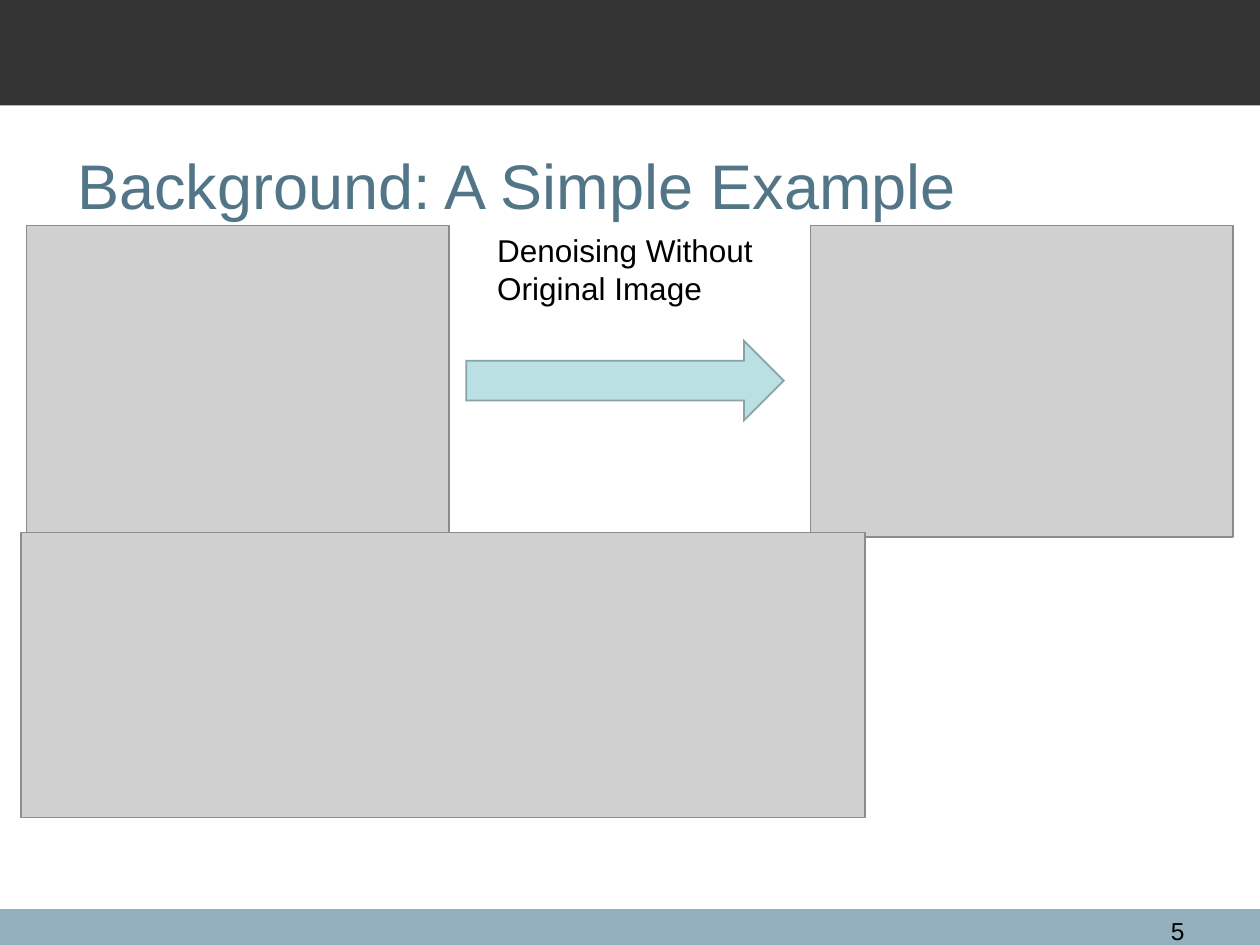
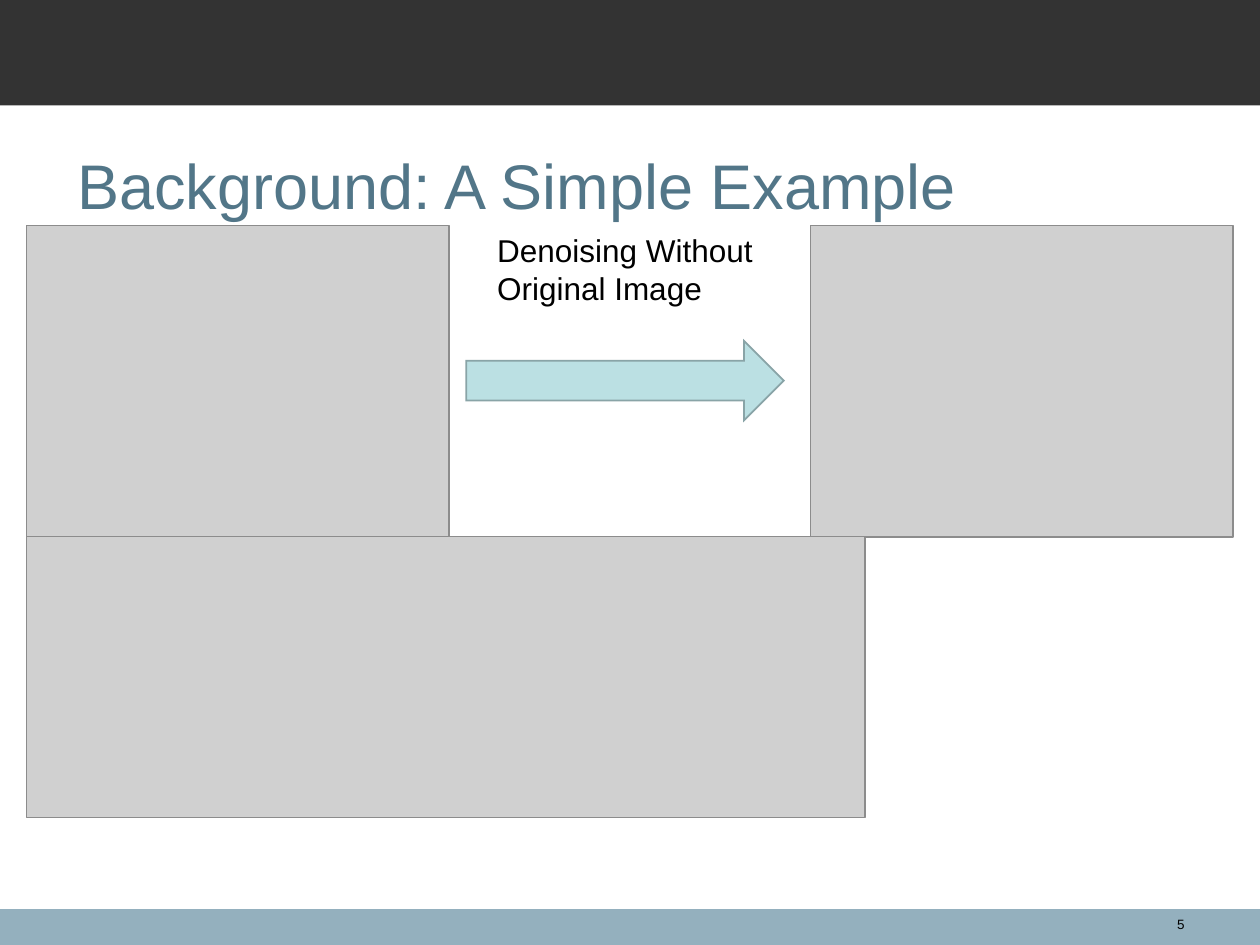
Before and after one commit to spacegoing/ANU_Hounours_Final, a slide deck: slide 5 of FinalTalk/Presentation.ppt. Drawn at 1260x945 pixels with LibreOffice and Linux fonts; fonts in the diff are those of the drawing; grey boxes stand for pictures; background and template pictures are left out. Boxes give left, top, right and bottom in pixels: in the first picture for what was removed or moved away, otherwise in the second. Text is boxed around its words. In the diff, an @@ line names an element or a change of style, - is before the commit and + after.

```diff
--- a/FinalTalk/Presentation.ppt
+++ b/FinalTalk/Presentation.ppt
@@ picture: place and size @@
-picture at <box>21,533,866,818</box>
+picture at <box>26,537,864,818</box>
@@ page number at <box>1177,919,1185,929</box>: size 14 to 7.7 pt @@
```
Also in this commit, not shown: 13 other slides changed, 4 slides added, 3 slides removed, 3 other files.
